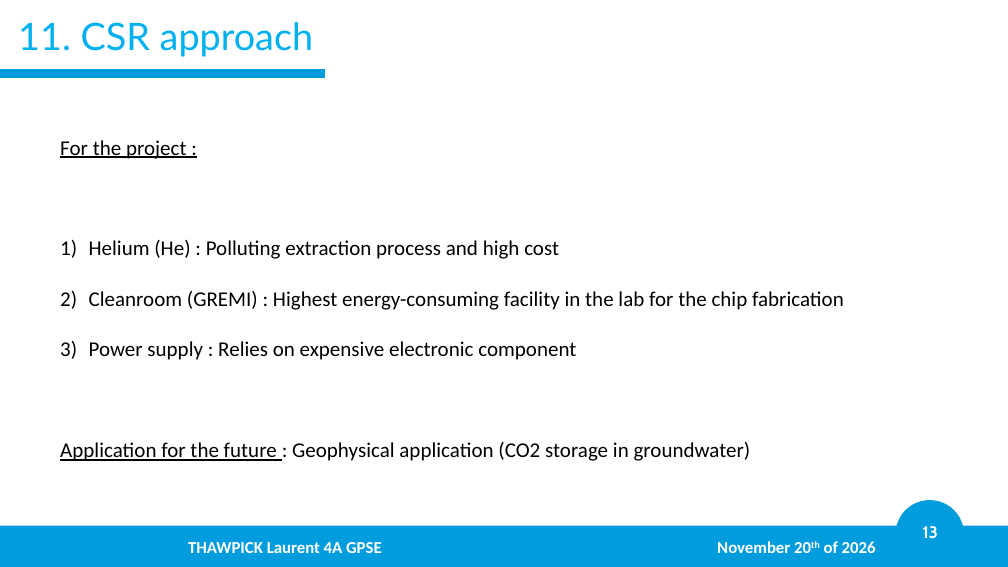
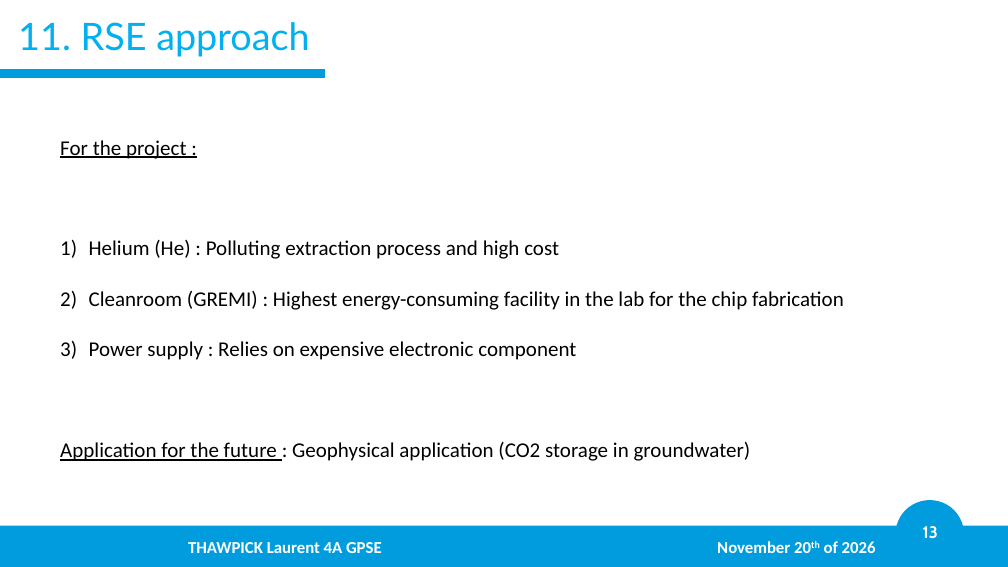
Before and after one commit to LaurentThaw/plasma-tubing, a slide deck: slide 13 of PDR for 20.11.26/PDR.pptx. Drawn at 1008x567 pixels with LibreOffice and Linux fonts; fonts in the diff are those of the drawing; background and template pictures are left out. Boxes give left, top, right and bottom in pixels: in the first picture for what was removed or moved away, otherwise in the second. Text is boxed around its words. In the diff, an @@ line names an element or a change of style, - is before the commit and + after.

```diff
--- a/PDR for 20.11.26/PDR.pptx
+++ b/PDR for 20.11.26/PDR.pptx
@@ title at box(18, 22, 309, 57): text changed @@
-11. CSR approach
+11. RSE approach
```
Also in this commit, not shown: 5 other slides changed, 17 other files.
